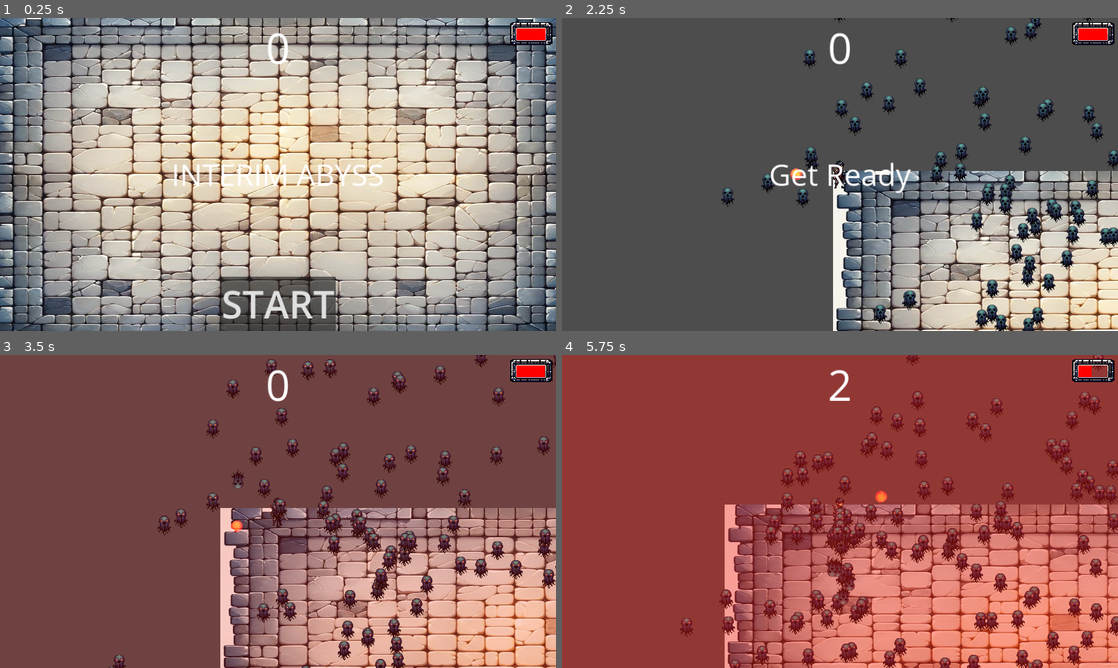
Above: before the commit, frames 1-4 (two rows, left to right).
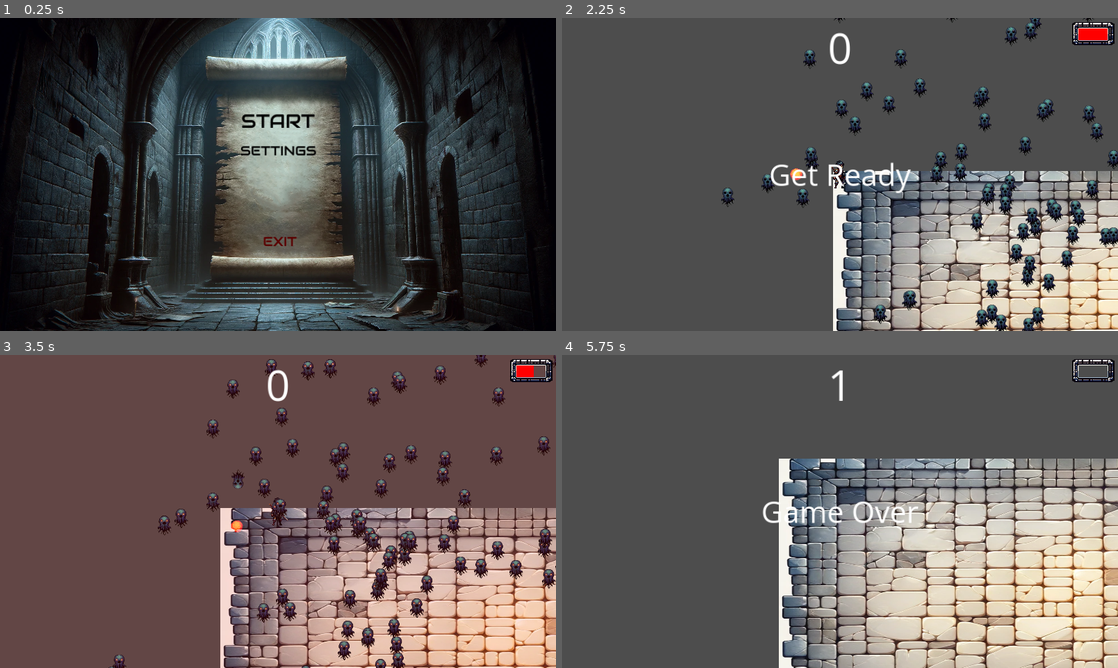
Above: after the commit, the same moments.

Repository: mariandaniel24/interim-abyss
Game: Godot game, scene res://scenes/Main/Main.tscn
The game is run twice, just before and just after one commit, with the same random seed, the same clock (stepped at 60 frames per second) and the same inputs.
Inputs (mouse positions are in pixels of both pictures, inside the frame that each line leads up to):
- Up to frame 1 (0.25 s): no input
- Up to frame 2 (2.25 s): click (840, 149) at 0.5 s, where only the run after the commit has a clickable "SETTINGS"; click (840, 108) at 1.25 s, where only the run after the commit has a clickable "< BACK"; click "START" at 2 s
- Up to frame 3 (3.5 s): hold D (move_right) from 2.78 s (still down); tap Space (ui_select) at 3.02 s
- Up to frame 4 (5.75 s): release D (move_right) at 3.53 s; hold Down (move_down) 3.53-4.28 s; tap Space (ui_select) at 3.77, 5.27 s; hold D (move_right) 4.28-5.03 s; hold W (move_up) from 5.03 s (still down)

The runs differ from the first frame. In frame 1, 97% of the frame differs, in the area x 0-100%, y 0-100%; in frame 2, less than 0.1%; in frame 3, less than 0.1%; in frame 4, 100%.

Commit message:
Main menu

Diff:
--- a/default_bus_layout.tres
+++ b/default_bus_layout.tres
@@ -1,11 +1,12 @@
 [gd_resource type="AudioBusLayout" format=3 uid="uid://bsh7yfm527n03"]
 
 [resource]
+bus/0/volume_db = -0.0505047
 bus/1/name = &"SFX"
 bus/1/solo = false
 bus/1/mute = false
 bus/1/bypass_fx = false
-bus/1/volume_db = 0.0
+bus/1/volume_db = 0.584988
 bus/1/send = &"Master"
 bus/2/name = &"Music"
 bus/2/solo = false
--- a/project.godot
+++ b/project.godot
@@ -17,6 +17,10 @@
 boot_splash/bg_color=Color(0.141176, 0.141176, 0.141176, 1)
 boot_splash/image="res://logo.png"
 config/icon="res://logo.png"
+
+[audio]
+
+buses/channel_disable_threshold_db=0.0
 
 [display]
 
--- /dev/null
+++ b/scenes/Main/Background.tscn
@@ -0,0 +1,8 @@
+[gd_scene load_steps=2 format=3 uid="uid://r5ggcferafkq"]
+
+[ext_resource type="Texture2D" uid="uid://dy286f3b337as" path="res://assets/hud/background.png" id="1_jawe5"]
+
+[node name="Background" type="Sprite2D"]
+position = Vector2(940, 541.5)
+scale = Vector2(1.16964, 1.06152)
+texture = ExtResource("1_jawe5")
--- a/scenes/Main/HUD.gd
+++ b/scenes/Main/HUD.gd
@@ -1,47 +1,94 @@
 extends CanvasLayer
 signal start_game
 
+@onready var RestartButtonNode = get_node("Game").get_node("RestartButton")
+@onready var MainMenuButtonNode = get_node("Game").get_node("MainMenuButton")
+@onready var HealthBarNode = get_node("Game").get_node("HealthBar")
+@onready var ScoreLabelNode = get_node("Game").get_node("ScoreLabel")
+@onready var MessageNode = get_node("Game").get_node("Message")
+@onready var MessageTimerNode = get_node("Game").get_node("MessageTimer")
+@onready var DamageOverlayAnimationNode = get_node("Game").get_node("DamageOverlayAnimation")
+
+@onready var GameCategoryNode = get_node("Game")
+@onready var MainCategoryNode = get_node("Main")
+@onready var SettingsCategoryNode = get_node("Settings")
+
+
+@onready var SettingsMasterVolumeSliderNode = get_node("Settings").get_node("MasterVolumeSlider")
 
 # Called when the node enters the scene tree for the first time.
 func _ready():
-	pass # Replace with function body.
-
-
-# Called every frame. 'delta' is the elapsed time since the previous frame.
-func _process(_delta):
-	pass
+	MainCategoryNode.show()
+	set_initial_master_volume_slider_value()
 
 func show_message(text):
-	$Message.text = text
-	$Message.show()
-	$MessageTimer.start()
+	MessageNode.text = text
+	MessageNode.show()
+	MessageTimerNode.start()
 
 
 
 func show_game_over():
 	show_message("Game Over")
 	# Wait until the MessageTimer has counted down.
-	await $MessageTimer.timeout
+	await MessageTimerNode.timeout
 
-	$Message.show()
+	MessageNode.show()
 	# Make a one-shot timer and wait for it to finish.
 	await get_tree().create_timer(1.0).timeout
-	$StartButton.show()
+	RestartButtonNode.show()
+	MainMenuButtonNode.show()
 
 
 func update_score(score):
-	$ScoreLabel.text = str(score)
+	ScoreLabelNode.text = str(score)
 
 
 func _on_start_button_pressed():
-	$StartButton.hide()
+	begin_start_game()
+
+func begin_start_game():
+	GameCategoryNode.show() # begin by showing the game node in the HUD
+	SettingsCategoryNode.hide()
+	MainCategoryNode.hide()
+	RestartButtonNode.hide()
+	MainMenuButtonNode.hide()
+	MainCategoryNode.hide()
 	start_game.emit()
 
 func _on_message_timer_timeout():
-	$Message.hide()
+	MessageNode.hide()
 
 func _on_player_health_changed(health: float, health_max: float, is_initial: bool):
-	$HealthBar.modify_health(health, health_max)
+	HealthBarNode.modify_health(health, health_max)
 	# If this is the first time we're updating the health bar, don't play the animation.
 	if not is_initial:
-		$DamageOverlayAnimation.play("damage_screen")
+		DamageOverlayAnimationNode.play("damage_screen")
+
+func _on_settings_button_pressed():
+	SettingsCategoryNode.show()
+	MainCategoryNode.hide()
+
+func _on_exit_button_pressed():
+	get_tree().quit()
+
+func _on_restart_button_pressed():
+	begin_start_game()
+
+
+func _on_main_menu_button_pressed():
+	MainCategoryNode.show()
+	GameCategoryNode.hide()
+
+
+# Settings
+func set_initial_master_volume_slider_value():
+	var master_idx = AudioServer.get_bus_index("Master")
+	var master_volume_db = AudioServer.get_bus_volume_db(master_idx)
+	var master_volume_percent = (master_volume_db + 60) / 60 * 100
+	SettingsMasterVolumeSliderNode.value = master_volume_percent
+
+func _on_master_volume_slider_value_changed(value: float):
+	var master_idx = AudioServer.get_bus_index("Master")
+	var new_volume = (value / 100) * 60 - 60
+	AudioServer.set_bus_volume_db(master_idx, new_volume)
--- a/scenes/Main/HUD.tscn
+++ b/scenes/Main/HUD.tscn
@@ -1,23 +1,25 @@
-[gd_scene load_steps=7 format=3 uid="uid://clu8aephonmvo"]
+[gd_scene load_steps=10 format=3 uid="uid://clu8aephonmvo"]
 
 [ext_resource type="Script" path="res://scenes/Main/HUD.gd" id="1_w0g27"]
 [ext_resource type="FontFile" uid="uid://c6t2r4co1nftq" path="res://assets/fonts/OpenSans-VariableFont_wdth,wght.ttf" id="2_rjx7w"]
 [ext_resource type="Texture2D" uid="uid://dai080a7xrehu" path="res://assets/hud/health-bar.png" id="3_4w1d6"]
 [ext_resource type="Script" path="res://scenes/Main/HealthBar.gd" id="4_exui5"]
+[ext_resource type="FontFile" uid="uid://d1ss5yh1f1vf5" path="res://assets/fonts/Audiowide-Regular.ttf" id="6_6qu84"]
+[ext_resource type="PackedScene" uid="uid://r5ggcferafkq" path="res://scenes/Main/Background.tscn" id="6_aaa5i"]
 
 [sub_resource type="Animation" id="Animation_5x5hd"]
 resource_name = "damage_screen"
 tracks/0/type = "value"
 tracks/0/imported = false
 tracks/0/enabled = true
-tracks/0/path = NodePath("DamageOverlayAnimation/DamageScreen:color")
+tracks/0/path = NodePath("Game/DamageOverlayAnimation/DamageScreen:color")
 tracks/0/interp = 1
 tracks/0/loop_wrap = true
 tracks/0/keys = {
 "times": PackedFloat32Array(0, 0.1, 0.2),
 "transitions": PackedFloat32Array(1, 1, 1),
 "update": 0,
-"values": [Color(0.988235, 0.0941176, 0.0627451, 0), Color(0.988235, 0.0941176, 0.0627451, 0.584314), Color(0.988235, 0.0941176, 0.0627451, 0)]
+"values": [Color(0.988235, 0.0941176, 0.0627451, 0), Color(0.988235, 0.0941176, 0.0627451, 0.372549), Color(0.988235, 0.0941176, 0.0627451, 0)]
 }
 
 [sub_resource type="AnimationLibrary" id="AnimationLibrary_1jxnq"]
@@ -25,21 +27,27 @@
 "damage_screen": SubResource("Animation_5x5hd")
 }
 
+[sub_resource type="StyleBoxEmpty" id="StyleBoxEmpty_es2gn"]
+
 [node name="HUD" type="CanvasLayer"]
 script = ExtResource("1_w0g27")
 
-[node name="DamageOverlayAnimation" type="AnimationPlayer" parent="."]
+[node name="Game" type="CanvasLayer" parent="."]
+visible = false
+
+[node name="DamageOverlayAnimation" type="AnimationPlayer" parent="Game"]
+root_node = NodePath("../..")
 libraries = {
 "": SubResource("AnimationLibrary_1jxnq")
 }
 
-[node name="DamageScreen" type="ColorRect" parent="DamageOverlayAnimation"]
+[node name="DamageScreen" type="ColorRect" parent="Game/DamageOverlayAnimation"]
 offset_right = 1919.0
 offset_bottom = 1086.0
 size_flags_horizontal = 4
 color = Color(0.988235, 0.0941176, 0.0627451, 0)
 
-[node name="ScoreLabel" type="Label" parent="."]
+[node name="ScoreLabel" type="Label" parent="Game"]
 anchors_preset = 5
 anchor_left = 0.5
 anchor_right = 0.5
@@ -52,7 +60,7 @@
 text = "0"
 horizontal_alignment = 1
 
-[node name="Message" type="Label" parent="."]
+[node name="Message" type="Label" parent="Game"]
 anchors_preset = 14
 anchor_top = 0.5
 anchor_right = 1.0
@@ -64,40 +72,178 @@
 size_flags_horizontal = 4
 theme_override_fonts/font = ExtResource("2_rjx7w")
 theme_override_font_sizes/font_size = 103
-text = "INTERIM ABYSS"
 horizontal_alignment = 1
 
-[node name="StartButton" type="Button" parent="."]
-anchors_preset = 7
-anchor_left = 0.5
-anchor_top = 1.0
-anchor_right = 0.5
-anchor_bottom = 1.0
-offset_left = -199.5
-offset_top = -188.0
-offset_right = 199.5
-grow_horizontal = 2
-grow_vertical = 0
-size_flags_horizontal = 4
-size_flags_vertical = 4
-theme_override_font_sizes/font_size = 131
-text = "START"
-
-[node name="MessageTimer" type="Timer" parent="."]
-
-[node name="HealthBar" type="Sprite2D" parent="."]
+[node name="MessageTimer" type="Timer" parent="Game"]
+
+[node name="HealthBar" type="Sprite2D" parent="Game"]
 position = Vector2(1834, 54)
 scale = Vector2(0.189433, 0.181416)
 texture = ExtResource("3_4w1d6")
 script = ExtResource("4_exui5")
 metadata/_edit_group_ = true
 
-[node name="Value" type="ColorRect" parent="HealthBar"]
+[node name="Value" type="ColorRect" parent="Game/HealthBar"]
 offset_left = -261.697
 offset_top = -100.585
 offset_right = 264.983
 offset_bottom = 120.17
 color = Color(1, 0, 0, 1)
 
-[connection signal="pressed" from="StartButton" to="." method="_on_start_button_pressed"]
-[connection signal="timeout" from="MessageTimer" to="." method="_on_message_timer_timeout"]
+[node name="RestartButton" type="Button" parent="Game"]
+anchors_preset = 5
+anchor_left = 0.5
+anchor_right = 0.5
+offset_left = -165.0
+offset_top = 796.0
+offset_right = 194.0
+offset_bottom = 881.0
+grow_horizontal = 2
+size_flags_horizontal = 4
+size_flags_vertical = 4
+theme_override_colors/font_color = Color(0, 0, 0, 1)
+theme_override_colors/font_outline_color = Color(0, 0, 0, 1)
+theme_override_fonts/font = ExtResource("6_6qu84")
+theme_override_font_sizes/font_size = 66
+theme_override_styles/normal = SubResource("StyleBoxEmpty_es2gn")
+text = "RESTART"
+
+[node name="MainMenuButton" type="Button" parent="Game"]
+anchors_preset = 5
+anchor_left = 0.5
+anchor_right = 0.5
+offset_left = -165.0
+offset_top = 921.0
+offset_right = 194.0
+offset_bottom = 1061.0
+grow_horizontal = 2
+size_flags_horizontal = 4
+size_flags_vertical = 4
+theme_override_colors/font_color = Color(0, 0, 0, 1)
+theme_override_colors/font_outline_color = Color(0, 0, 0, 1)
+theme_override_fonts/font = ExtResource("6_6qu84")
+theme_override_font_sizes/font_size = 66
+theme_override_styles/normal = SubResource("StyleBoxEmpty_es2gn")
+text = "MAIN MENU"
+
+[node name="Settings" type="CanvasLayer" parent="."]
+visible = false
+
+[node name="Background" parent="Settings" instance=ExtResource("6_aaa5i")]
+
+[node name="BackButton" type="Button" parent="Settings"]
+anchors_preset = 5
+anchor_left = 0.5
+anchor_right = 0.5
+offset_left = -100.0
+offset_top = 291.0
+offset_right = 89.0
+offset_bottom = 345.0
+grow_horizontal = 2
+size_flags_horizontal = 4
+size_flags_vertical = 4
+theme_override_colors/font_color = Color(0.380392, 0, 0, 1)
+theme_override_colors/font_outline_color = Color(0, 0, 0, 1)
+theme_override_fonts/font = ExtResource("6_6qu84")
+theme_override_font_sizes/font_size = 36
+theme_override_styles/normal = SubResource("StyleBoxEmpty_es2gn")
+text = "< BACK"
+
+[node name="MasterVolumeSlider" type="HSlider" parent="Settings"]
+anchors_preset = 8
+anchor_left = 0.5
+anchor_top = 0.5
+anchor_right = 0.5
+anchor_bottom = 0.5
+offset_left = -150.0
+offset_top = -122.0
+offset_right = 151.0
+offset_bottom = -102.0
+grow_horizontal = 2
+grow_vertical = 2
+tooltip_text = "MASTER VOLUME"
+step = 5.0
+value = 50.0
+
+[node name="MasterVolumeLabel" type="Label" parent="Settings"]
+anchors_preset = 8
+anchor_left = 0.5
+anchor_top = 0.5
+anchor_right = 0.5
+anchor_bottom = 0.5
+offset_left = -80.0
+offset_top = -145.0
+offset_right = 81.0
+offset_bottom = -124.0
+grow_horizontal = 2
+grow_vertical = 2
+theme_override_colors/font_color = Color(0, 0, 0, 1)
+theme_override_fonts/font = ExtResource("6_6qu84")
+text = "MASTER VOLUME"
+
+[node name="Main" type="CanvasLayer" parent="."]
+
+[node name="Background" parent="Main" instance=ExtResource("6_aaa5i")]
+
+[node name="StartButton" type="Button" parent="Main"]
+anchors_preset = 5
+anchor_left = 0.5
+anchor_right = 0.5
+offset_left = -91.0
+offset_top = 313.0
+offset_right = 92.0
+offset_bottom = 398.0
+grow_horizontal = 2
+size_flags_horizontal = 4
+size_flags_vertical = 4
+theme_override_colors/font_color = Color(0, 0, 0, 1)
+theme_override_colors/font_outline_color = Color(0, 0, 0, 1)
+theme_override_fonts/font = ExtResource("6_6qu84")
+theme_override_font_sizes/font_size = 66
+theme_override_styles/normal = SubResource("StyleBoxEmpty_es2gn")
+text = "START"
+
+[node name="SettingsButton" type="Button" parent="Main"]
+anchors_preset = 5
+anchor_left = 0.5
+anchor_right = 0.5
+offset_left = -99.0
+offset_top = 428.0
+offset_right = 102.0
+offset_bottom = 472.0
+grow_horizontal = 2
+size_flags_horizontal = 4
+size_flags_vertical = 4
+theme_override_colors/font_color = Color(0, 0, 0, 1)
+theme_override_colors/font_outline_color = Color(0, 0, 0, 1)
+theme_override_fonts/font = ExtResource("6_6qu84")
+theme_override_font_sizes/font_size = 46
+theme_override_styles/normal = SubResource("StyleBoxEmpty_es2gn")
+text = "SETTINGS"
+
+[node name="ExitButton" type="Button" parent="Main"]
+anchors_preset = 5
+anchor_left = 0.5
+anchor_right = 0.5
+offset_left = -124.0
+offset_top = 741.0
+offset_right = 139.0
+offset_bottom = 801.0
+grow_horizontal = 2
+size_flags_horizontal = 4
+size_flags_vertical = 4
+theme_override_colors/font_color = Color(0.352941, 0, 0, 1)
+theme_override_colors/font_outline_color = Color(0, 0, 0, 1)
+theme_override_fonts/font = ExtResource("6_6qu84")
+theme_override_font_sizes/font_size = 46
+theme_override_styles/normal = SubResource("StyleBoxEmpty_es2gn")
+text = "EXIT"
+
+[connection signal="timeout" from="Game/MessageTimer" to="." method="_on_message_timer_timeout"]
+[connection signal="pressed" from="Game/RestartButton" to="." method="_on_restart_button_pressed"]
+[connection signal="pressed" from="Game/MainMenuButton" to="." method="_on_main_menu_button_pressed"]
+[connection signal="pressed" from="Settings/BackButton" to="." method="_on_main_menu_button_pressed"]
+[connection signal="value_changed" from="Settings/MasterVolumeSlider" to="." method="_on_master_volume_slider_value_changed"]
+[connection signal="pressed" from="Main/StartButton" to="." method="_on_start_button_pressed"]
+[connection signal="pressed" from="Main/SettingsButton" to="." method="_on_settings_button_pressed"]
+[connection signal="pressed" from="Main/ExitButton" to="." method="_on_exit_button_pressed"]
--- a/scenes/Main/HealthBar.gd
+++ b/scenes/Main/HealthBar.gd
@@ -1,6 +1,6 @@
 extends Sprite2D
 
-# I absolutely hate this, however this one way to get the full health bar offset :)
+# I absolutely hate this, however this is one way to get the full health bar offset :)
 const FULL_HEALTH_SIZE_X_VALUE: float = 526.6799926757812
 
 func modify_health(health: float, health_max: float):
--- a/scenes/Main/Main.gd
+++ b/scenes/Main/Main.gd
@@ -53,6 +53,8 @@
 func game_over():
 	$ScoreTimer.stop()
 	can_spawn = false
+	for enemy in get_tree().get_nodes_in_group("enemies"):
+		enemy.queue_free()
 	$HUD.show_game_over()
 
 
--- a/scenes/Main/Main.tscn
+++ b/scenes/Main/Main.tscn
@@ -24,7 +24,6 @@
 [node name="Player" parent="." instance=ExtResource("4_lyc5v")]
 position = Vector2(989, 537)
 speed = 250
-max_health = 70
 
 [node name="TwistedFireball" parent="Player" instance=ExtResource("5_4eug7")]
 position = Vector2(-6, -151)
--- a/scenes/Player/Player.gd
+++ b/scenes/Player/Player.gd
@@ -40,13 +40,19 @@
 	# position = position.clamp(Vector2.ZERO, screen_size)
 
 
+func damage_player(damage: int):
+	health -= damage
+	health = max(health, 0) # clamp the health so it doesn't go below 0
+	health_changed.emit(health, max_health, false)
+	if health <= 0:
+		kill_player()
+
+
 # Called when the player is hit by an enemy.
 func _on_body_entered(body: Node2D):
-	if body.is_in_group("enemies") or body.is_in_group("enemy_attacks"):
-		health -= 1
-		health_changed.emit(health, max_health, false)
-		if health <= 0:
-			kill_player()
+	if body.is_in_group("enemies"):
+		damage_player(1)
+
 
 
 func kill_player():
Binary file added: assets/fonts/Audiowide-Regular.ttf
Not shown, added: assets/fonts/Audiowide-Regular.ttf.import
Binary file added: assets/hud/background.png
Not shown, added: assets/hud/background.png.import
Binary file added: scenes/Player/DALL·E 2023-12-31 01.17.10 - Create an intensely realistic and darkly atmospheric options_start menu screen for a 2D horror-themed dungeon game. The scene is set in a highly detai.png
Not shown, added: scenes/Player/DALL·E 2023-12-31 01.17.10 - Create an intensely realistic and darkly atmospheric options_start menu screen for a 2D horror-themed dungeon game. The scene is set in a highly detai.png.i…
